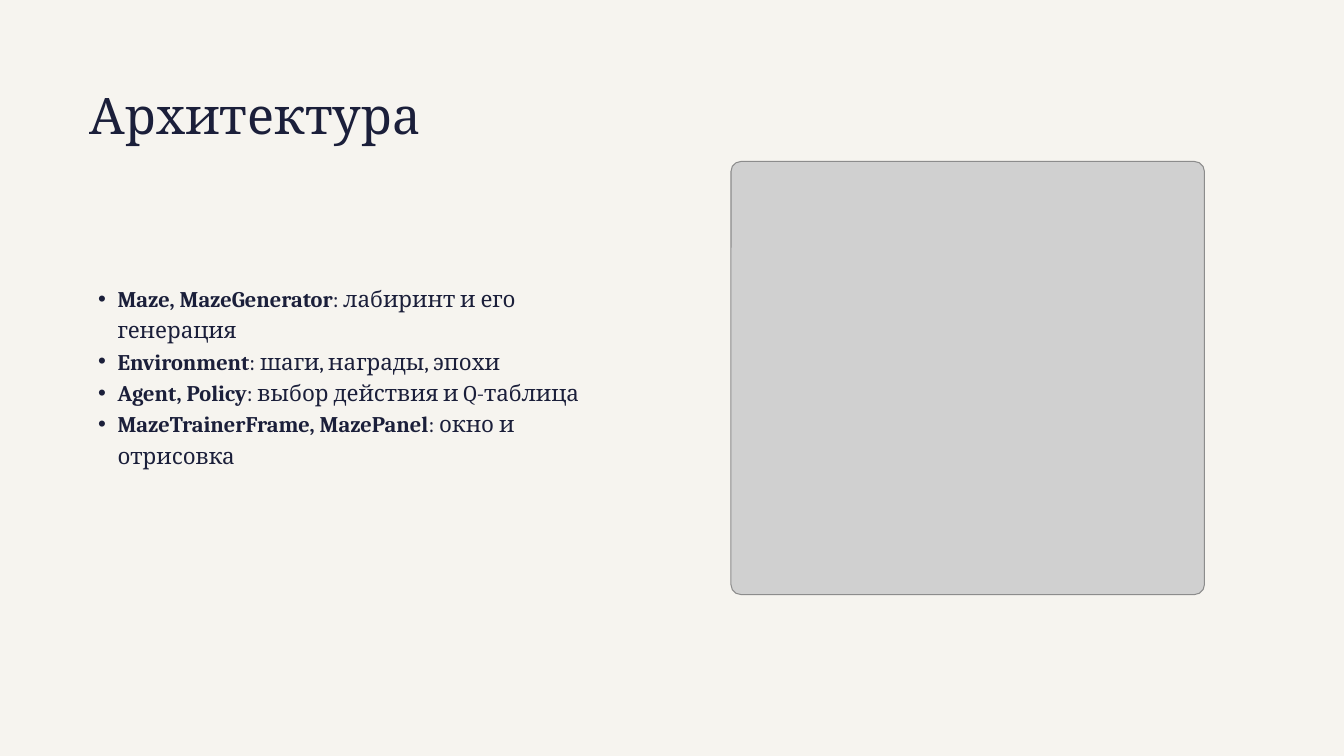
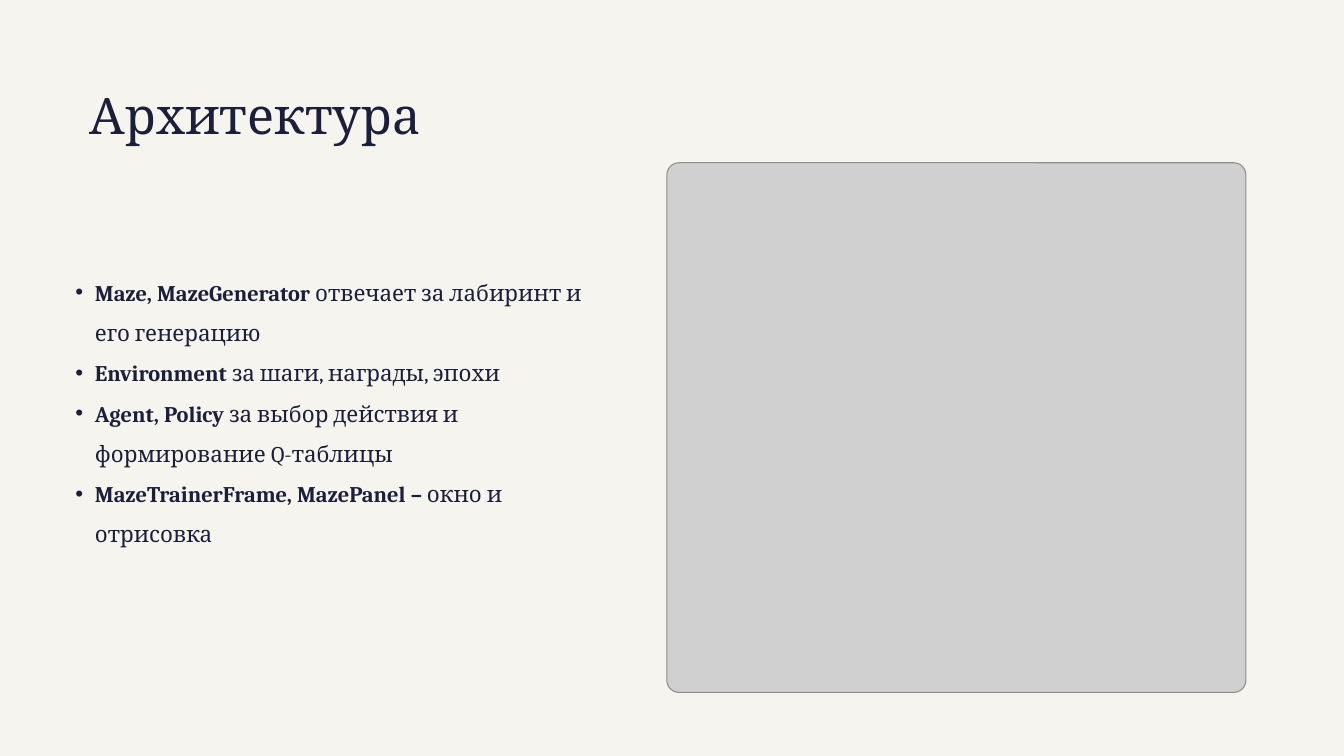
Before and after one commit to AlexLopatin-hub/polytech_labs, a slide deck: slide 7 of Java/lab2/Presentation.pptx (slide 5 before the commit). Drawn at 1344x756 pixels with LibreOffice and Linux fonts; fonts in the diff are those of the drawing; grey boxes stand for pictures. Boxes give left, top, right and bottom in pixels: in the first picture for what was removed or moved away, otherwise in the second. Text is boxed around its words. In the diff, an @@ line names an element or a change of style, - is before the commit and + after.

Commit message:
lab2/modified presentation

```diff
--- a/Java/lab2/Presentation.pptx
+++ b/Java/lab2/Presentation.pptx
@@ picture: place and size @@
-picture at bbox=[731, 161, 1205, 595]
+picture at bbox=[667, 162, 1246, 692]
@@ text at bbox=[95, 284, 581, 548]: text changed @@
-• Maze, MazeGenerator: лабиринт и его генерация
-• Environment: шаги, награды, эпохи
-• Agent, Policy: выбор действия и Q-таблица
-• MazeTrainerFrame, MazePanel: окно и отрисовка
+• Maze, MazeGenerator отвечает за лабиринт и его генерацию
+• Environment за шаги, награды, эпохи
+• Agent, Policy за выбор действия и формирование Q-таблицы
+• MazeTrainerFrame, MazePanel – окно и отрисовка
```
Also in this commit, not shown: 3 other slides changed, 3 slides added.
